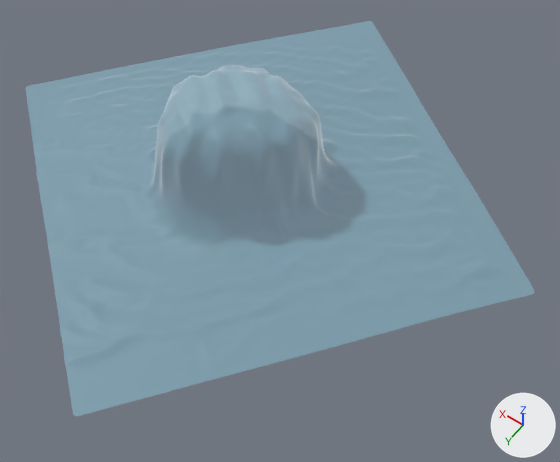
Two versions of the Blender file index_files/wallpaper002.blend, one commit apart.
Before and after are seen from a camera (50 mm lens) standing at (-6.74, 8.46, 13.31) and looking at (-1.14, 0.61, 0.97). The lights are fixed; the arrows at lower right show +X, +Y and +Z.

Script lines for the objects in view, before the commit:
```python
me_plane = bpy.data.meshes.new('Plane')
me_plane.from_pydata(...)  # 4225 vertices, 4096 faces; spans x -1.0..1.0, y -1.0..1.0, z 0.0..0.62
me_plane.materials.append(mat_material_002)
ob_plane = bpy.data.objects.new('Plane', me_plane)
ob_plane.location = (0.0, 0.0, 1.26)
ob_plane.rotation_euler = (0.0, 0.0, -0.659)  # degrees (0, 0, -38)
ob_plane.scale = (4.26, 4.26, 4.26)
_m = ob_plane.modifiers.new('Subdivision', 'SUBSURF')
_m.render_levels = 3
```
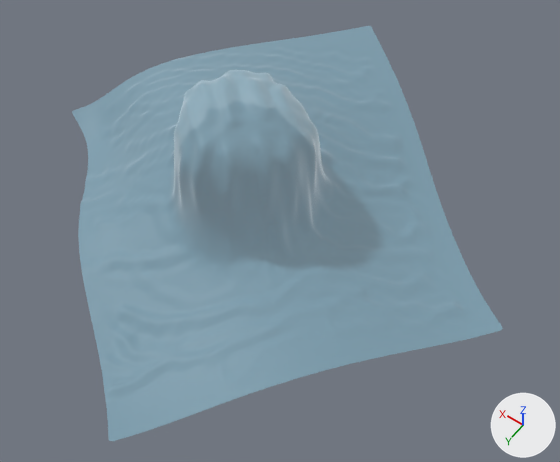
The change in detail:
me_plane is used by ob_plane; location (0.0, 0.0, 1.26); rotation (0.0, 0.0, -0.659), in degrees (0, 0, -38); scale (4.26, 4.26, 4.26).
me_plane had 4225 vertices, 4096 faces and spanned x -1.0..1.0, y -1.0..1.0, z 0.0..0.62.
me_plane now has 4225 vertices, 4096 faces and spans x -1.0..1.0, y -1.0..0.91, z -0.32..0.57.
me_plane part 1: 4225 of 4225 vertices moved; they spanned x -1.0..1.0, y -1.0..1.0, z 0.0..0.62 and now span x -1.0..1.0, y -1.0..0.91, z -0.32..0.57; mean shift (0.0, -0.03, -0.15); largest move (0.72, 1.0, 0.0) -> (0.7, 0.76, -0.28).

What differs and where, as boxes (x1, y1, x2, y2) in the pictures (560 x 462 px):
'Plane', reshaped (15% narrower)
    before: (25, 21, 535, 416)
    after: (72, 26, 503, 441)
